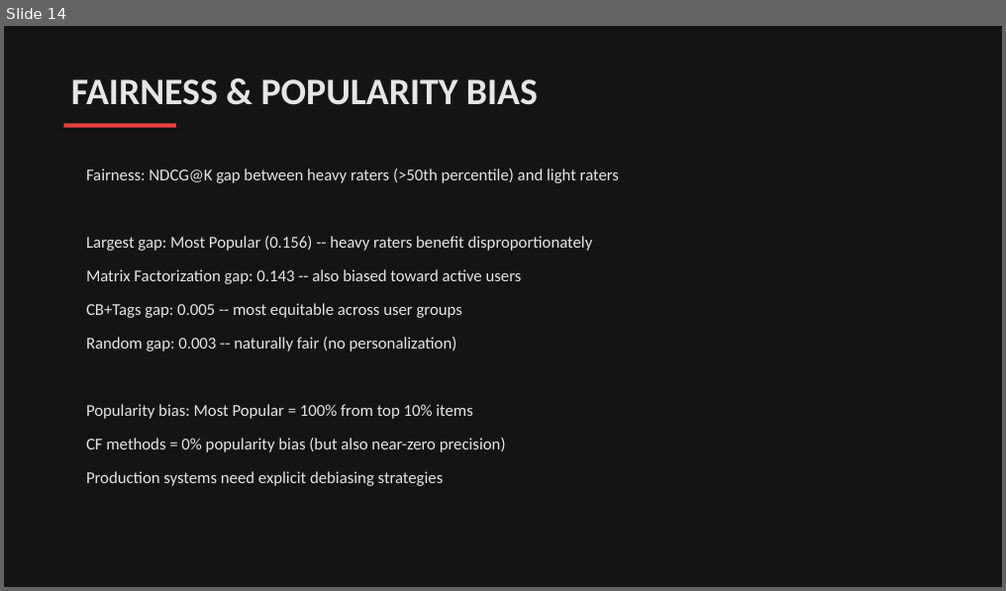
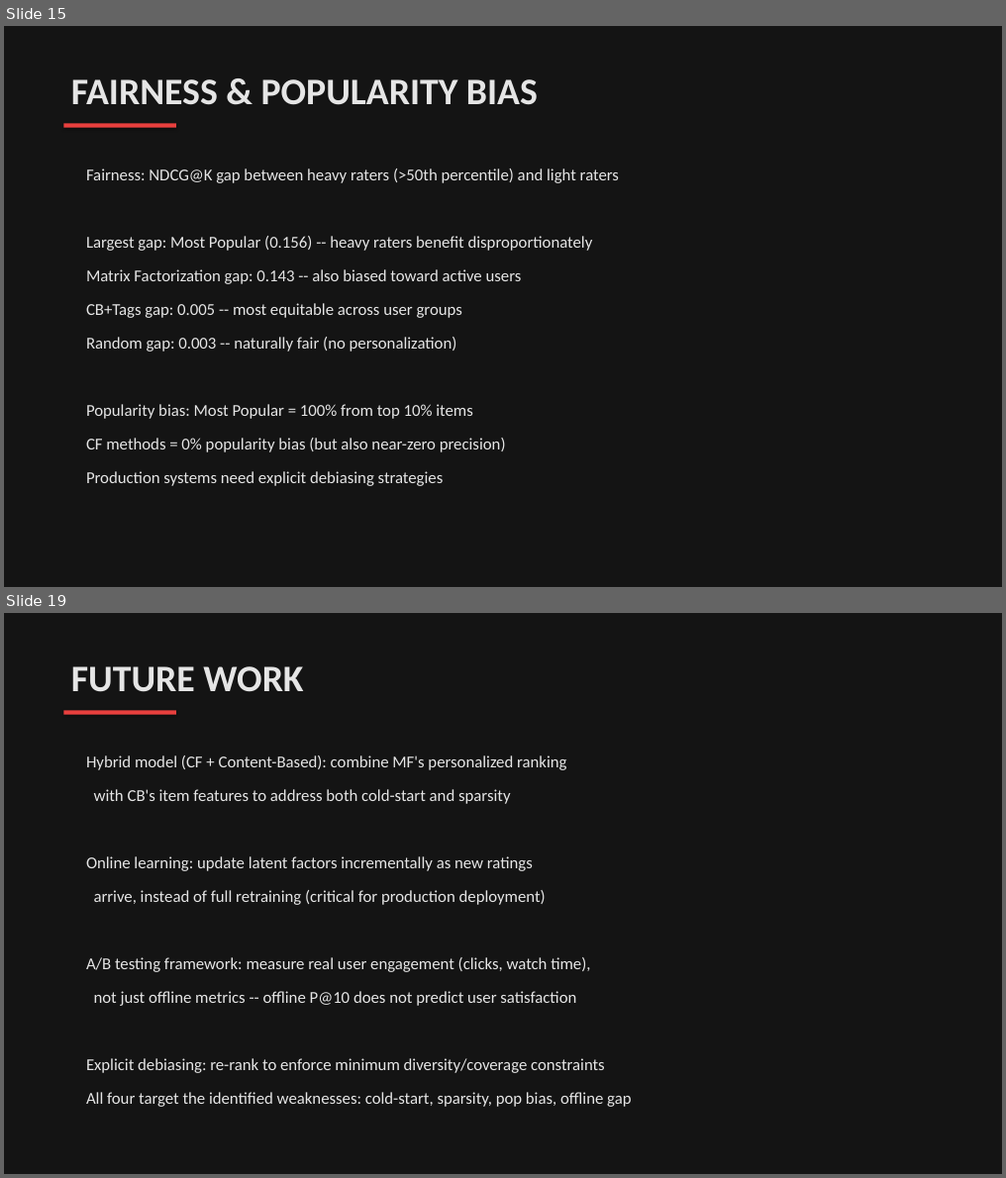
Before and after one commit to Thisisntevenmyfinale/cinematch, a slide deck: CineMatch_Presentation.pptx. Shown one above the other, each under a label of ours: slide 14 before the commit, slides 15 and 19 after it; the slides between them are not shown. The pictures are 1006x591 and 1006x1178 pixels, drawn with LibreOffice and Linux fonts; fonts in the diff are those of the drawing. Boxes give left, top, right and bottom in pixels: in the first picture for what was removed or moved away, otherwise in the second. Text is boxed around its words. In the diff, an @@ line names an element or a change of style, - is before the commit and + after.

```diff
--- a/CineMatch_Presentation.pptx
+++ b/CineMatch_Presentation.pptx
@@ slide 19 added at [4,613,1002,1174], background #141414 @@
@@ text added at [71,666,303,692], 36 pt, text #E5E5E5, bold @@
+FUTURE WORK
@@ rectangle added at [63,710,176,715], fill #E8403E @@
@@ text added at [86,756,566,770], 16 pt, text #E5E5E5 @@
+Hybrid model (CF + Content-Based): combine MF's personalized ranking
@@ text added at [94,789,510,804], 16 pt, text #E5E5E5 @@
+with CB's item features to address both cold-start and sparsity
@@ text added at [86,857,533,871], 16 pt, text #E5E5E5 @@
+Online learning: update latent factors incrementally as new ratings
@@ text added at [94,890,546,905], 16 pt, text #E5E5E5 @@
+arrive, instead of full retraining (critical for production deployment)
@@ text added at [86,958,590,972], 16 pt, text #E5E5E5 @@
+A/B testing framework: measure real user engagement (clicks, watch time),
@@ text added at [94,991,576,1006], 16 pt, text #E5E5E5 @@
+not just offline metrics -- offline P@10 does not predict user satisfaction
@@ text added at [86,1059,605,1073], 16 pt, text #E5E5E5 @@
+Explicit debiasing: re-rank to enforce minimum diversity/coverage constraints
@@ text added at [86,1092,631,1107], 16 pt, text #E5E5E5 @@
+All four target the identified weaknesses: cold-start, sparsity, pop bias, offline gap
@@ what was slide 14 is now slide 15 @@
```
Also in this commit, not shown: 12 slides changed, 3 other slides added, 1 other file.
